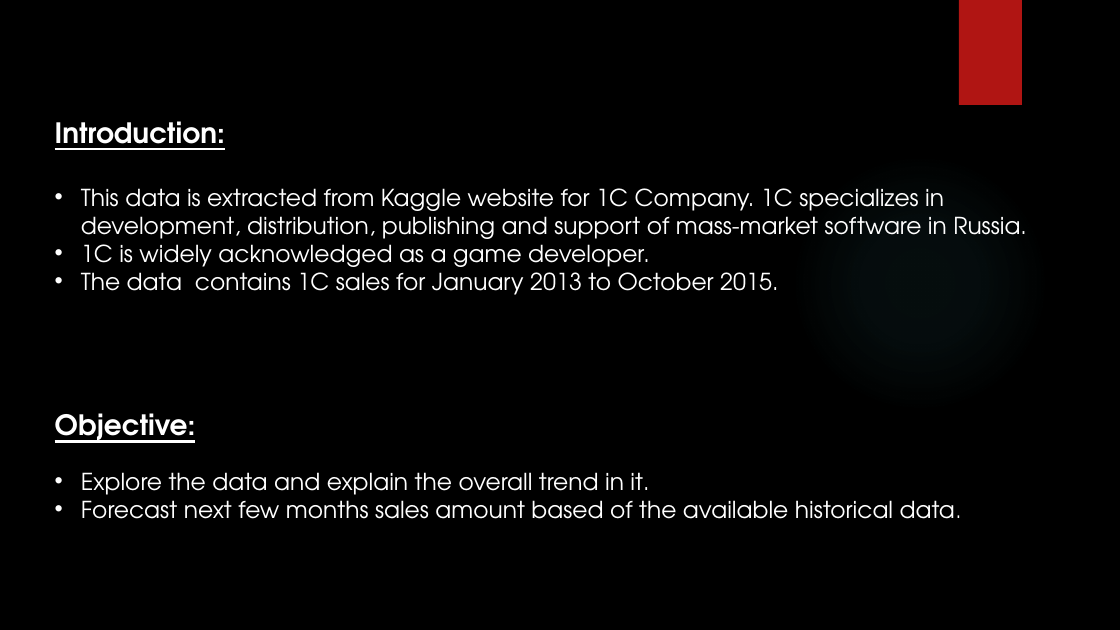
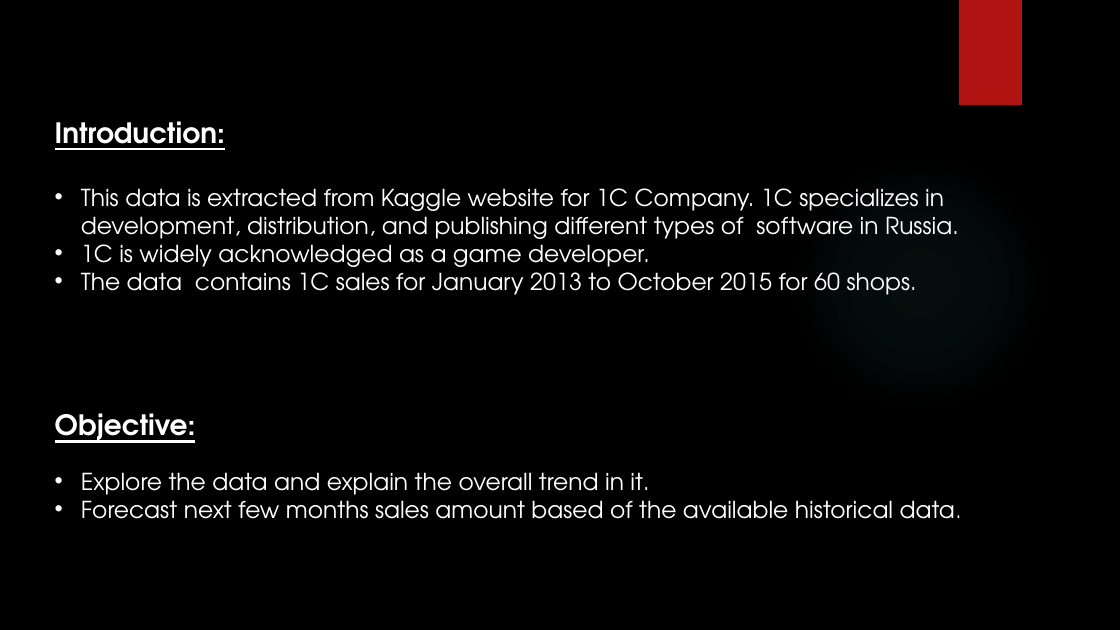
Before and after one commit to khwajajalal/Capstone4-Sales-Prediction, a slide deck: slide 2 of Sales Forecasting.pptx. Drawn at 1120x630 pixels with LibreOffice and Linux fonts; fonts in the diff are those of the drawing; background and template pictures are left out. Boxes give left, top, right and bottom in pixels: in the first picture for what was removed or moved away, otherwise in the second. Text is boxed around its words. In the diff, an @@ line names an element or a change of style, - is before the commit and + after.

```diff
--- a/Sales Forecasting.pptx
+++ b/Sales Forecasting.pptx
@@ text at [81, 188, 959, 245]: text changed @@
-• This data is extracted from Kaggle website for 1C Company. 1C specializes in development, distribution, publishing and support of mass-market software in Russia.
+• This data is extracted from Kaggle website for 1C Company. 1C specializes in development, distribution, and publishing different types of software in Russia.
@@ text at [81, 266, 917, 295]: text changed @@
-• The data contains 1C sales for January 2013 to October 2015.
+• The data contains 1C sales for January 2013 to October 2015 for 60 shops.
```
Also in this commit, not shown: 5 other slides changed, 1 other file.
